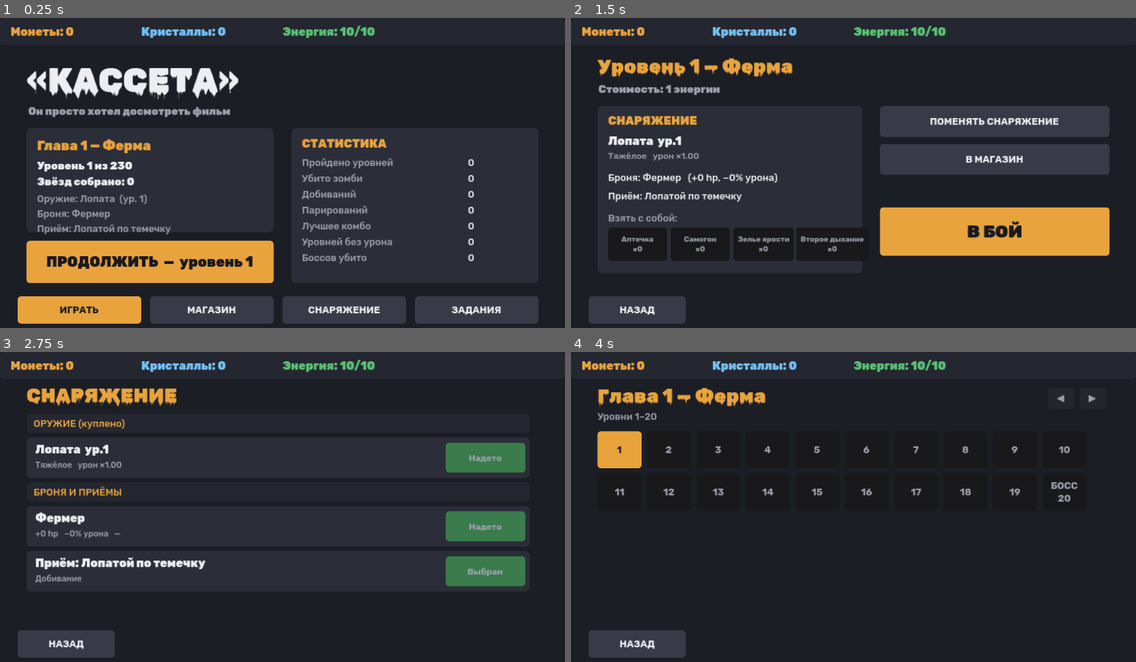
Above: before the commit, frames 1-4 (two rows, left to right).
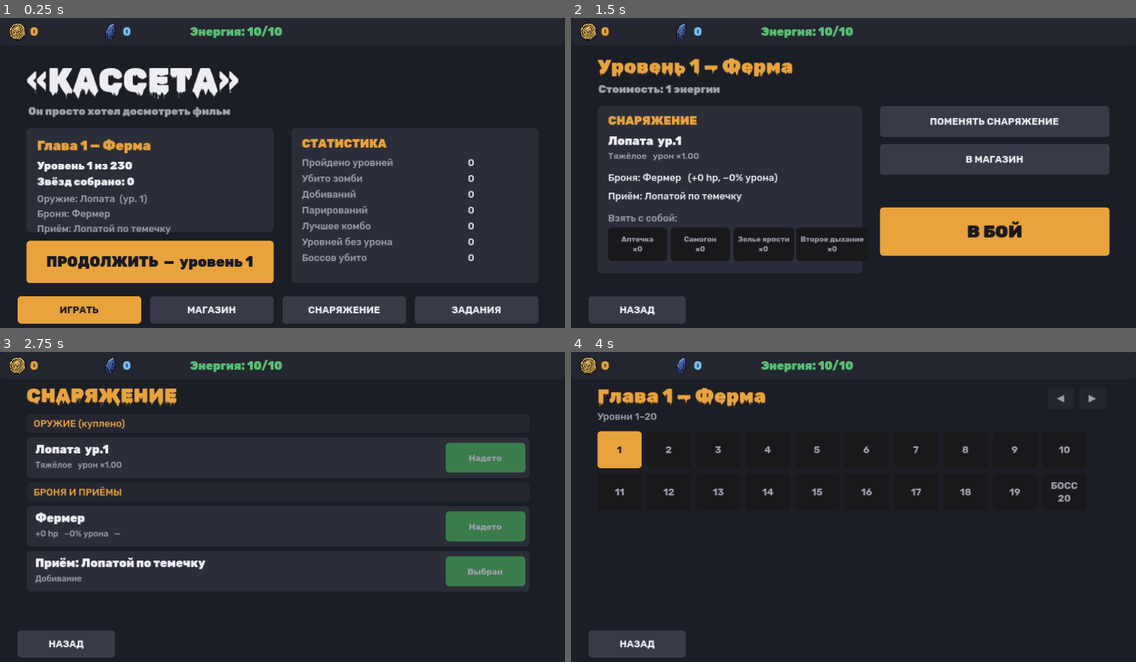
Above: after the commit, the same moments.

Repository: Philp166/kasseta
Game: Godot game, scene res://main.tscn
The game is run twice, just before and just after one commit, with the same random seed, the same clock (stepped at 60 frames per second) and the same inputs.
Inputs:
- Up to frame 1 (0.25 s): no input
- Up to frame 2 (1.5 s): click "ИГРАТЬ" at 0.5 s; click "1" at 1.25 s
- Up to frame 3 (2.75 s): click "ПОМЕНЯТЬ СНАРЯЖЕНИЕ" at 2 s
- Up to frame 4 (4 s): click "НАЗАД" at 2.75 s; click "ИГРАТЬ" at 3.5 s

The runs differ from the first frame. In frame 1, 1.3% of the frame differs, in the area x 1-67%, y 1-8%; in frame 2, 1.3%; in frame 3, 1.3%; in frame 4, 1.3%.

Commit message:
Магазин с иконками: 20 стволов, 6 комплектов брони, расходники; монеты и кристаллы иконками; инструмент нарезки листов

Diff:
--- a/scripts/ui.gd
+++ b/scripts/ui.gd
@@ -9,6 +9,21 @@
 # Шрифты: заголовки — Rubik Wet Paint (потёки краски, мультяшность),
 # всё остальное — Rubik Black/Bold. Одна семья, кириллица родная.
 const Fonts = preload("res://scripts/fonts.gd")
+
+# Иконки предметов из art/shop. Если картинки нет — рисуется пустая рамка.
+func _icon(id: String, size: float) -> Control:
+	var holder := Control.new()
+	holder.custom_minimum_size = Vector2(size, size)
+	holder.size = Vector2(size, size)
+	var tex = Fonts.texture("res://art/shop/%s.png" % id)
+	if tex != null:
+		var tr := TextureRect.new()
+		tr.texture = tex
+		tr.expand_mode = TextureRect.EXPAND_IGNORE_SIZE
+		tr.stretch_mode = TextureRect.STRETCH_KEEP_ASPECT_CENTERED
+		tr.size = Vector2(size, size)
+		holder.add_child(tr)
+	return holder
 
 signal play_requested(level)
 signal closed()
@@ -137,19 +152,25 @@
 	root.add_child(top_bar)
 	var p := _panel(Vector2(0, 0), Vector2(1280, 62), Color(0.14, 0.15, 0.19))
 	top_bar.add_child(p)
-	lbl_coins = _label("", Vector2(24, 16), 26, ACCENT)
+	var ic_coin := _icon("coin", 40.0)
+	ic_coin.position = Vector2(20, 11)
+	top_bar.add_child(ic_coin)
+	lbl_coins = _label("", Vector2(68, 16), 26, ACCENT)
 	top_bar.add_child(lbl_coins)
-	lbl_gems = _label("", Vector2(320, 16), 26, Color(0.45, 0.75, 0.95))
+	var ic_gem := _icon("gem", 40.0)
+	ic_gem.position = Vector2(230, 11)
+	top_bar.add_child(ic_gem)
+	lbl_gems = _label("", Vector2(278, 16), 26, Color(0.45, 0.75, 0.95))
 	top_bar.add_child(lbl_gems)
-	lbl_energy = _label("", Vector2(640, 16), 26, GOOD)
+	lbl_energy = _label("", Vector2(430, 16), 26, GOOD)
 	top_bar.add_child(lbl_energy)
 	_refresh_top()
 
 func _refresh_top() -> void:
 	if lbl_coins == null:
 		return
-	lbl_coins.text = "Монеты: %d" % Data.coins
-	lbl_gems.text = "Кристаллы: %d" % Data.gems
+	lbl_coins.text = "%d" % Data.coins
+	lbl_gems.text = "%d" % Data.gems
 	var e := "Энергия: %d/%d" % [Data.energy, Data.energy_max()]
 	if Data.energy < Data.energy_max():
 		var s := Data.seconds_to_next_energy()
@@ -415,9 +436,12 @@
 		var owned := Data.weapons.has(id)
 		var lvl := int(Data.weapons.get(id, 0))
 		var p := _row(list)
-		p.add_child(_label(String(w["name"]), Vector2(20, 12), 26, TEXT if owned else DIM))
+		var ic := _icon(id, 76.0)
+		ic.position = Vector2(12, 8)
+		p.add_child(ic)
+		p.add_child(_label(String(w["name"]), Vector2(104, 12), 26, TEXT if owned else DIM))
 		p.add_child(_label("%s   урон ×%.2f   открыт с главы %d" % [
-			cls["name"], float(w["mult"]), int(w["chapter"])], Vector2(20, 50), 19, DIM))
+			cls["name"], float(w["mult"]), int(w["chapter"])], Vector2(104, 50), 19, DIM))
 		if owned:
 			p.add_child(_label("ур. %d/%d" % [lvl, Items.UPGRADE_MAX], Vector2(690, 32), 22, ACCENT))
 			if lvl < Items.UPGRADE_MAX:
@@ -452,9 +476,12 @@
 		var a: Dictionary = Items.ARMOR[id]
 		var owned := Data.armors.has(id)
 		var p := _row(list)
-		p.add_child(_label(String(a["name"]), Vector2(20, 12), 26, TEXT if owned else DIM))
+		var ic := _icon(id, 76.0)
+		ic.position = Vector2(12, 8)
+		p.add_child(ic)
+		p.add_child(_label(String(a["name"]), Vector2(104, 12), 26, TEXT if owned else DIM))
 		p.add_child(_label("+%d hp   −%d%% урона   %s" % [
-			int(a["hp"]), int(float(a["reduce"]) * 100.0), a["bonus"]], Vector2(20, 50), 19, DIM))
+			int(a["hp"]), int(float(a["reduce"]) * 100.0), a["bonus"]], Vector2(104, 50), 19, DIM))
 		if owned:
 			var eq := _button("Надето" if Data.equipped_armor == id else "Выбрать",
 				Vector2(950, 12), Vector2(180, 68), GOOD if Data.equipped_armor == id else PANEL2, 20)
@@ -478,8 +505,11 @@
 	for id in Items.CONSUMABLE_ORDER:
 		var it: Dictionary = Items.CONSUMABLES[id]
 		var p := _row(list)
-		p.add_child(_label(String(it["name"]), Vector2(20, 12), 26))
-		p.add_child(_label("%s   в запасе: %d" % [it["desc"], int(Data.consumables.get(id, 0))], Vector2(20, 50), 19, DIM))
+		var ic := _icon(id, 76.0)
+		ic.position = Vector2(12, 8)
+		p.add_child(ic)
+		p.add_child(_label(String(it["name"]), Vector2(104, 12), 26))
+		p.add_child(_label("%s   в запасе: %d" % [it["desc"], int(Data.consumables.get(id, 0))], Vector2(104, 50), 19, DIM))
 		var price := int(it["price"])
 		var cur := String(it["cur"])
 		var b := _button("Купить\n%d %s" % [price, "монет" if cur == "coins" else "крист."],
Binary file added: art/shop/anchor.png
Binary file added: art/shop/army.png
Binary file added: art/shop/axe.png
Binary file added: art/shop/biker.png
Binary file added: art/shop/carbine.png
Binary file added: art/shop/chainsaw.png
Binary file added: art/shop/circular.png
Binary file added: art/shop/cleaver.png
Binary file added: art/shop/coin.png
Binary file added: art/shop/engine.png
Binary file added: art/shop/farmer.png
Binary file added: art/shop/fire.png
(and 19 more such lines)
